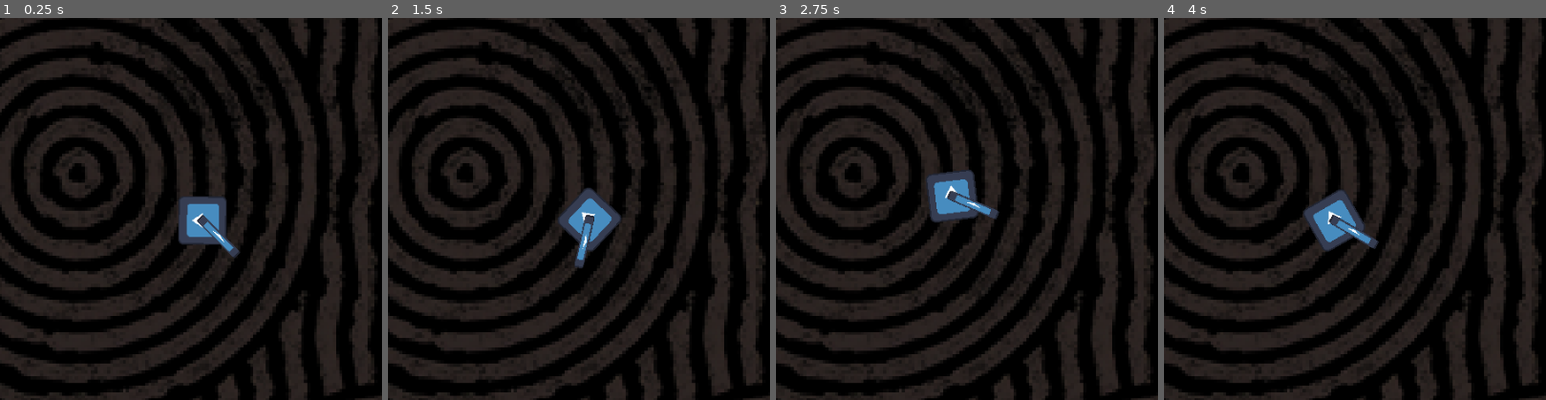
Above: before the commit, frames 1-4 (left to right).
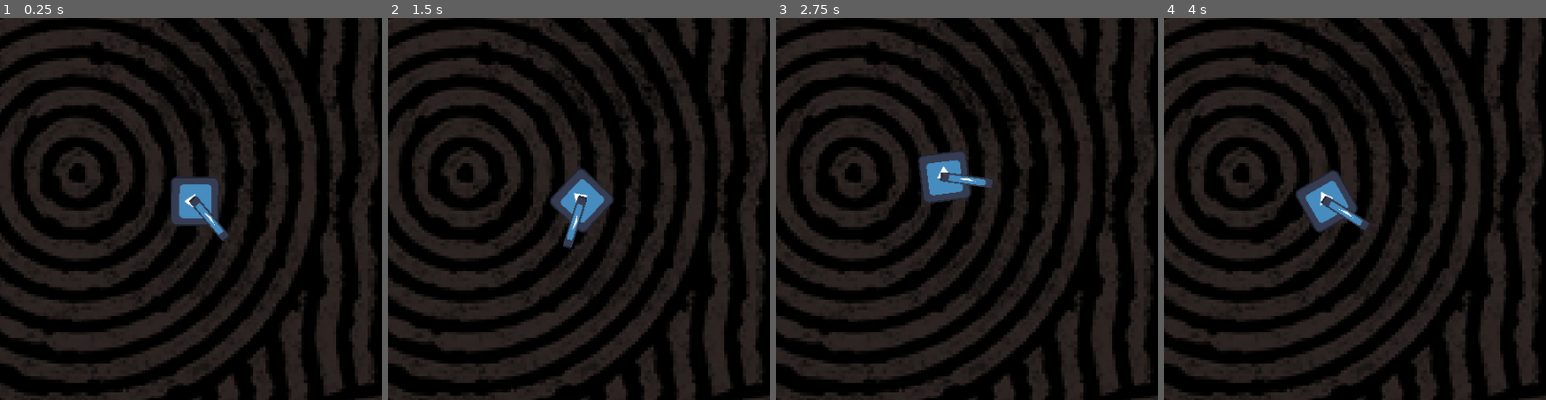
Above: after the commit, the same moments.

Repository: 4wardAerial/spaceInvaders
Game: Godot game, scene res://objects/game/game.tscn
Same seed, same stepped clock (60 frames per second), same inputs: the game is played once before the commit and once after it. The engine's default icon, where the game draws it, is replaced by a stand-in: a white triangle on a blue panel in a dark square.
Inputs (mouse positions are % of the whole screen's width and height, from its top left):
- Up to frame 1 (0.25 s): no input
- Up to frame 2 (1.5 s): tap Enter at 0.5 s; move the mouse to (72, 45) at 0.52 s; hold D (right) 0.53-1.28 s; click (72, 45) at 0.6 s; right-click (72, 45) at 0.8 s; move the mouse to (30, 55) at 1.27 s; hold S (down) from 1.28 s (still down); right-click (30, 55) at 1.35 s
- Up to frame 3 (2.75 s): tap Space (special2) at 1.55, 2.1 s; move the mouse to (60, 28) at 2.02 s; release S (down) at 2.03 s; hold D (right) from 2.03 s (still down); click (60, 28) at 2.3 s
- Up to frame 4 (4 s): move the mouse to (45, 70) at 2.77 s; release D (right) at 2.78 s; hold W (up) 2.78-3.53 s; click (45, 70) at 2.85 s; right-click (45, 70) at 3.05 s; move the mouse to (80, 65) at 3.52 s; hold A (left) from 3.53 s (still down); right-click (80, 65) at 3.6 s; tap Space (special2) at 3.8 s
The pictures show only the part of the screen within x 11-61%, y 11-61%; the shares and areas given below are measured in that part.

The runs differ from the first frame. In frame 1, 2.1% of the frame differs, in the area x 44-63%, y 41-63%; in frame 2, 2.3%, in the area x 42-61%, y 39-66%; in frame 3, 2.2%; in frame 4, 2.0%.

Commit message:
Starts working on shooting mechanics

Diff:
--- /dev/null
+++ b/objects/game/game.gd
@@ -0,0 +1,10 @@
+extends Node2D
+
+func _on_player_bullet_shot() -> void:
+	print("SHOT")
+
+func _on_player_special_1_shot() -> void:
+	print("SPECIAL 1")
+
+func _on_player_special_2_shot() -> void:
+	print("SPECIAL 2")
--- a/objects/game/game.tscn
+++ b/objects/game/game.tscn
@@ -1,10 +1,17 @@
-[gd_scene load_steps=3 format=3 uid="uid://yigyivraypeq"]
+[gd_scene load_steps=4 format=3 uid="uid://yigyivraypeq"]
 
 [ext_resource type="PackedScene" uid="uid://q0rt42xv4m8w" path="res://objects/world/world.tscn" id="1_n7f5k"]
+[ext_resource type="Script" path="res://objects/game/game.gd" id="1_usc70"]
 [ext_resource type="PackedScene" uid="uid://cj1wjowq1pqmi" path="res://objects/player/player.tscn" id="2_q1pno"]
 
 [node name="game" type="Node2D"]
+script = ExtResource("1_usc70")
 
 [node name="world" parent="." instance=ExtResource("1_n7f5k")]
 
 [node name="player" parent="." instance=ExtResource("2_q1pno")]
+position = Vector2(438, 420)
+
+[connection signal="bullet_shot" from="player" to="." method="_on_player_bullet_shot"]
+[connection signal="special_1_shot" from="player" to="." method="_on_player_special_1_shot"]
+[connection signal="special_2_shot" from="player" to="." method="_on_player_special_2_shot"]
--- a/objects/player/player.tscn
+++ b/objects/player/player.tscn
@@ -7,29 +7,26 @@
 radius = 37.0
 height = 74.0
 
-[node name="player" type="Node2D"]
-position = Vector2(450, 450)
-
-[node name="playerBody" type="CharacterBody2D" parent="."]
+[node name="playerBody" type="CharacterBody2D"]
 script = ExtResource("1_58cc7")
 
-[node name="playerBottomSprite" type="Sprite2D" parent="playerBody"]
+[node name="playerBottomSprite" type="Sprite2D" parent="."]
 position = Vector2(-5.72205e-06, -1.0848e-05)
 rotation = -1.57079
 scale = Vector2(0.6, 0.6)
 texture = ExtResource("1_we2eh")
 
-[node name="playerTopSprite" type="Sprite2D" parent="playerBody"]
+[node name="playerTopSprite" type="Sprite2D" parent="."]
 position = Vector2(6.41402e-06, 1.65564e-05)
 scale = Vector2(0.660117, 0.117188)
 texture = ExtResource("1_we2eh")
 offset = Vector2(54.1609, -0.000732422)
 
-[node name="playerCollision" type="CollisionShape2D" parent="playerBody"]
+[node name="playerCollision" type="CollisionShape2D" parent="."]
 rotation = -1.57079
 shape = SubResource("CapsuleShape2D_ek3hn")
 
-[node name="playerCamera" type="Camera2D" parent="playerBody"]
+[node name="playerCamera" type="Camera2D" parent="."]
 zoom = Vector2(0.75, 0.75)
 limit_left = 0
 limit_top = 0
@@ -37,14 +34,14 @@
 limit_bottom = 5400
 position_smoothing_enabled = true
 
-[node name="playerTimers" type="Node2D" parent="playerBody"]
+[node name="playerTimers" type="Node2D" parent="."]
 
-[node name="attackCooldown" type="Timer" parent="playerBody/playerTimers"]
+[node name="attackCooldown" type="Timer" parent="playerTimers"]
 
-[node name="special1Cooldown" type="Timer" parent="playerBody/playerTimers"]
+[node name="special1Cooldown" type="Timer" parent="playerTimers"]
 
-[node name="special2Cooldown" type="Timer" parent="playerBody/playerTimers"]
+[node name="special2Cooldown" type="Timer" parent="playerTimers"]
 
-[connection signal="timeout" from="playerBody/playerTimers/attackCooldown" to="playerBody" method="_on_attack_cooldown_timeout"]
-[connection signal="timeout" from="playerBody/playerTimers/special1Cooldown" to="playerBody" method="_on_special_1_cooldown_timeout"]
-[connection signal="timeout" from="playerBody/playerTimers/special2Cooldown" to="playerBody" method="_on_special_2_cooldown_timeout"]
+[connection signal="timeout" from="playerTimers/attackCooldown" to="." method="_on_attack_cooldown_timeout"]
+[connection signal="timeout" from="playerTimers/special1Cooldown" to="." method="_on_special_1_cooldown_timeout"]
+[connection signal="timeout" from="playerTimers/special2Cooldown" to="." method="_on_special_2_cooldown_timeout"]
--- a/objects/player/playerBody.gd
+++ b/objects/player/playerBody.gd
@@ -1,10 +1,14 @@
 extends CharacterBody2D
+
+signal bullet_shot
+signal special_1_shot
+signal special_2_shot
 
 const SPEED : float = 100.0
 const ROTATION_SPEED : float = 1.0
 const MIN_VELOCITY : float = 10.0
 const MAX_VELOCITY : float = 100.0
-const MAX_CANNON_ANGLE : int = 60
+const MAX_CANNON_ANGLE : int = 75
 const ACCEL : float = 1.0
 const DRAG : float = 2.0
 
@@ -47,20 +51,19 @@
 
 func specials_input() -> void:
 	if Input.is_action_just_pressed("attack") and can_attack:
-		print("ATTACK")
 		can_attack = false
 		$playerTimers/attackCooldown.start(0.5)
+		bullet_shot.emit()
 
 	if Input.is_action_just_pressed("special1") and can_special_1:
-		print("SPECIAL 1")
 		can_special_1 = false
 		$playerTimers/special1Cooldown.start(2.0)
+		special_1_shot.emit()
 
 	if Input.is_action_just_pressed("special2") and can_special_2:
-		print("SPECIAL 2")
 		can_special_2 = false
 		$playerTimers/special2Cooldown.start(5.0)
-
+		special_2_shot.emit()
 
 func _process(delta: float) -> void:
 	cannon_rotation()
--- /dev/null
+++ b/objects/projectiles/bullet.tscn
@@ -0,0 +1,17 @@
+[gd_scene load_steps=3 format=3 uid="uid://cj2mg0o72hj84"]
+
+[ext_resource type="Texture2D" uid="uid://dhcafgbmbbn46" path="res://images/icon.svg" id="1_ijtcm"]
+
+[sub_resource type="CircleShape2D" id="CircleShape2D_1mjdm"]
+radius = 7.0
+
+[node name="bullet" type="Node2D"]
+
+[node name="bulletSprite" type="Sprite2D" parent="."]
+scale = Vector2(0.1, 0.1)
+texture = ExtResource("1_ijtcm")
+
+[node name="Area2D" type="Area2D" parent="."]
+
+[node name="CollisionShape2D" type="CollisionShape2D" parent="Area2D"]
+shape = SubResource("CircleShape2D_1mjdm")
